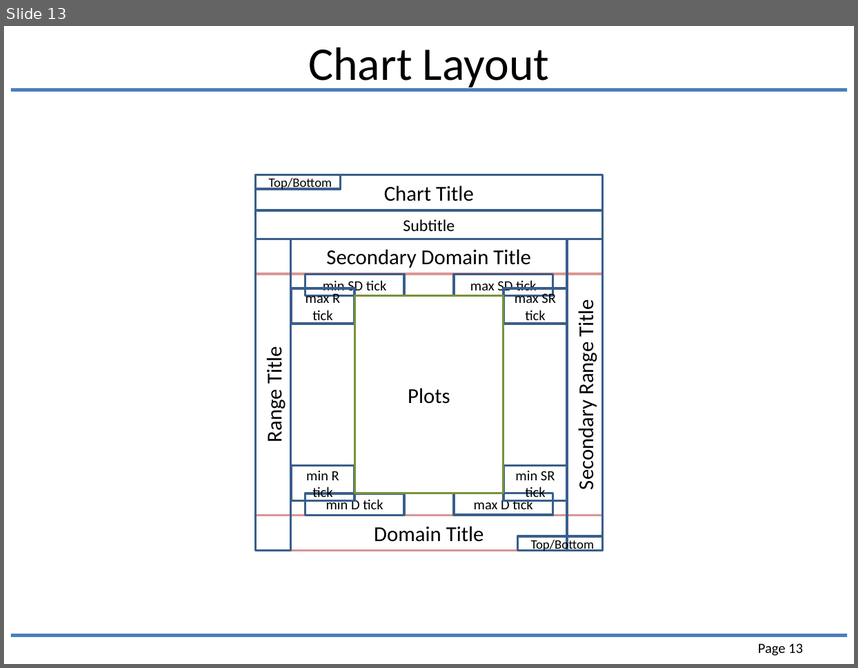
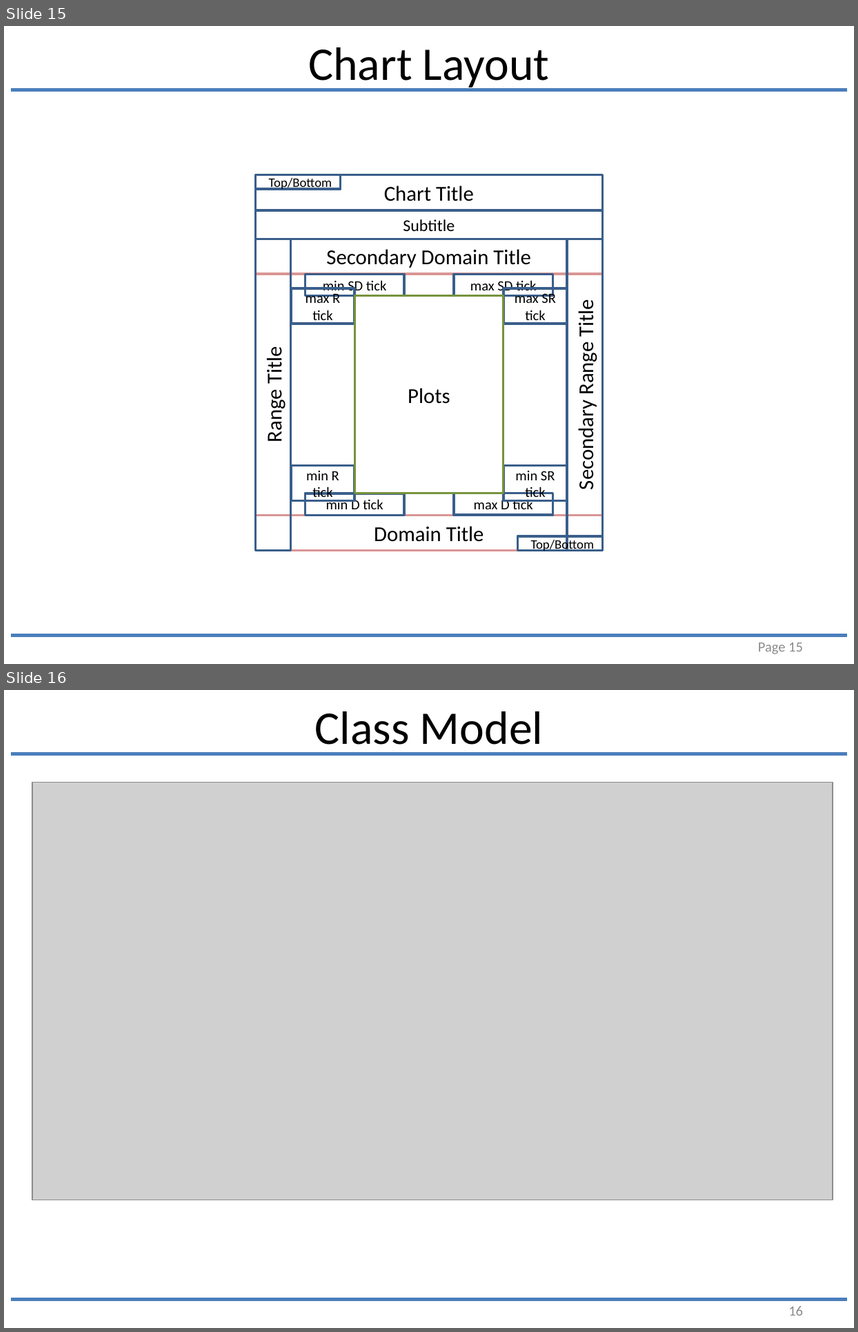
Before and after one commit to joesgordon/gordoza-code, a slide deck: java/JChartLib/docs/ui_framing.pptx. Shown one above the other, each under a label of ours: slide 13 before the commit, slides 15 and 16 after it. The pictures are 858x668 and 858x1332 pixels, drawn with LibreOffice and Linux fonts; fonts in the diff are those of the drawing; grey boxes stand for pictures. Boxes give left, top, right and bottom in pixels: in the first picture for what was removed or moved away, otherwise in the second. Text is boxed around its words. In the diff, an @@ line names an element or a change of style, - is before the commit and + after.

```diff
--- a/java/JChartLib/docs/ui_framing.pptx
+++ b/java/JChartLib/docs/ui_framing.pptx
@@ slide 16 added at [4,690,854,1328], background #FFFFFF; not listed: 2 template elements that a slide beside it also shows @@
@@ title added at [315,711,543,756], 39.6 pt, text #000000 @@
+Class Model
@@ picture added at [32,782,833,1199] @@
@@ page number added at [789,1305,803,1315], 12 pt, text #8C8C8C @@
+16
@@ what was slide 13 is now slide 15 @@
@@ page number at [758,642,803,654]: text changed; text colour #000000 to #8C8C8C @@
-Page 13
+Page 15
```
Also in this commit, not shown: 3 slides changed, 2 other slides added, 3 other files.
